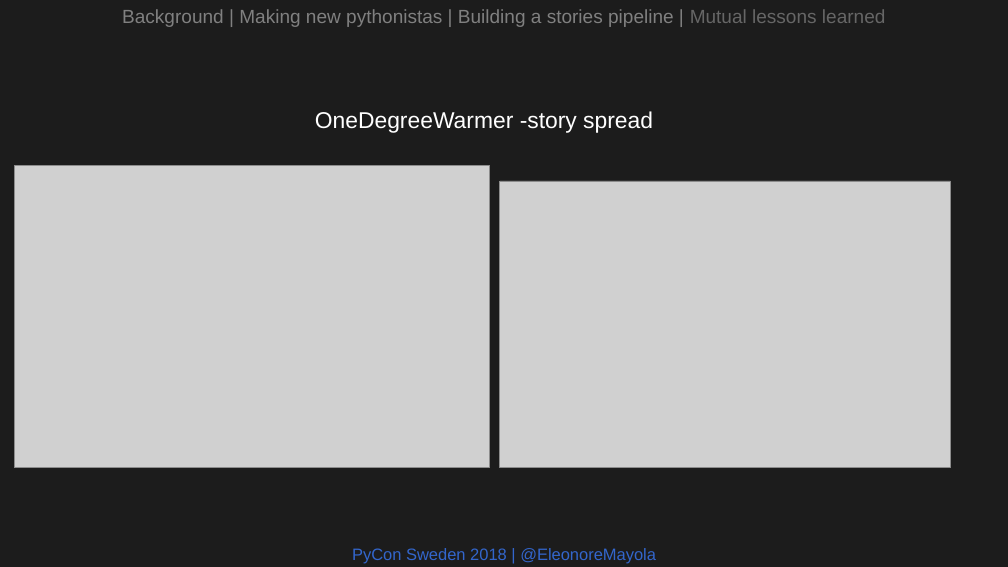
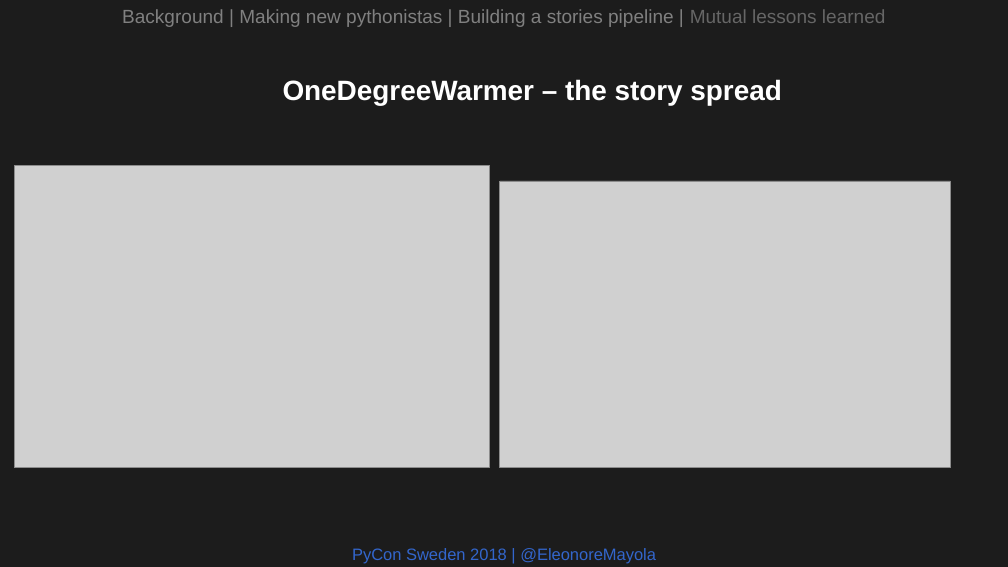
Before and after one commit to Eleonore9/-pyconse18, a slide deck: slide 20 of pyconse2018.odp. Drawn at 1008x567 pixels with LibreOffice and Linux fonts; fonts in the diff are those of the drawing; grey boxes stand for pictures. Boxes give left, top, right and bottom in pixels: in the first picture for what was removed or moved away, otherwise in the second. Text is boxed around its words. In the diff, an @@ line names an element or a change of style, - is before the commit and + after.

Commit message:
done one degree warmer slides

```diff
--- a/pyconse2018.odp
+++ b/pyconse2018.odp
@@ text at (283, 79, 781, 106): text changed; size 18 to 22 pt; bold on @@
-OneDegreeWarmer -story spread
+OneDegreeWarmer – the story spread
```
Also in this commit, not shown: 3 other slides changed, 1 slide added.
